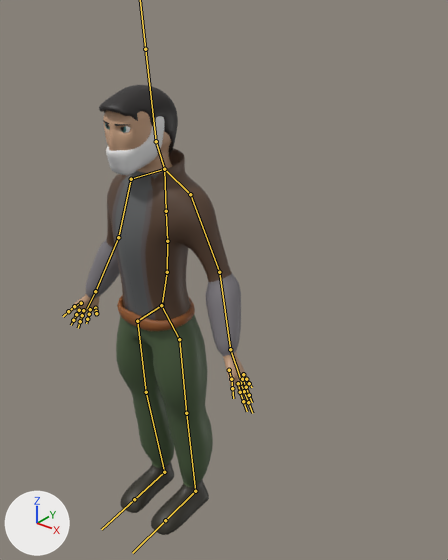
What one commit did to the FBX model assets/guy.fbx.
Rendered twice from a 50 mm camera at (3.84, -3.75, 5.42) aimed at (0.18, 0.82, 2.58). Every picture has the same lights, and +X, +Y and +Z are marked at lower left. The bones that bend it are drawn over the model as lines.

The first picture shows 'Belt', 'Body', 'Eye', 'Eyebrow', 'Hair', 'Mask'.
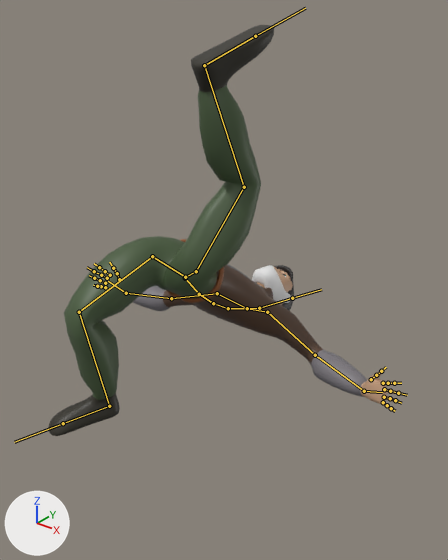
The newer file adds an action. The first version stands in its rest pose; the second is drawn at frame 17 of the action 'Armature|0g_knockdown'.

The edits, one by one:
Bone 'Spine0' (bone_spine0) moves from (0.0, 0.0, 0.0) to (0.0, 0.25, -0.29).
Bone 'Spine0' (bone_spine0) turns from (0, 0, 0) to (-127, 0, 0) degrees about its own x, y and z.
Bone 'Spine2' (bone_spine2) turns from (0, 0, 0) to (5, 0, 0) degrees about its own x, y and z.
Bone 'Spine3' (bone_spine3) turns from (0, 0, 0) to (9, 0, 0) degrees about its own x, y and z.
Bone 'Neck' (bone_neck) turns from (0, 0, 0) to (-17, 0, 0) degrees about its own x, y and z.
Bone 'Head' (bone_head) turns from (0, 0, 0) to (22, 0, 0) degrees about its own x, y and z.
Bone 'UpperArm.l' (bone_upperarm_l) turns from (0, 0, 0) to (-26, 38, 51) degrees about its own x, y and z.
Bone 'Hand.l' (bone_hand_l) turns from (0, 0, 0) to (43, -8, -10) degrees about its own x, y and z.
Bone 'UpperArm.r' (bone_upperarm_r) turns from (0, 0, 0) to (-26, -38, -51) degrees about its own x, y and z.
Bone 'Hand.r' (bone_hand_r) turns from (0, 0, 0) to (43, 8, 10) degrees about its own x, y and z.
Bone 'Hip.l' (bone_hip_l) moves from (0.0, 0.0, 0.0) to (-0.33, -0.17, 0.13).
Bone 'Hip.l' (bone_hip_l) turns from (0, 0, 0) to (84, -27, -131) degrees about its own x, y and z.
Bone 'UpperLeg.l' (bone_upperleg_l) turns from (0, 0, 0) to (12, -15, -94) degrees about its own x, y and z.
Bone 'LowerLeg.l' (bone_lowerleg_l) turns from (0, 0, 0) to (7, -3, 55) degrees about its own x, y and z.
Bone 'Foot.l' (bone_foot_l) turns from (0, 0, 0) to (7, -9, 3) degrees about its own x, y and z.
Bone 'Hip.r' (bone_hip_r) moves from (0.0, 0.0, 0.0) to (0.33, -0.17, 0.13).
Bone 'Hip.r' (bone_hip_r) turns from (0, 0, 0) to (85, 27, 131) degrees about its own x, y and z.
Bone 'UpperLeg.r' (bone_upperleg_r) turns from (0, 0, 0) to (12, 14, -53) degrees about its own x, y and z.
Bone 'LowerLeg.r' (bone_lowerleg_r) turns from (0, 0, 0) to (11, 7, -74) degrees about its own x, y and z.
Bone 'Foot.r' (bone_foot_r) turns from (0, 0, 0) to (9, 11, 1) degrees about its own x, y and z.

Pixel boxes [x1, y1, x2, y2] of what changed, in the pictures (448 x 560 px):
'Body', posed (91% wider): before [68, 110, 251, 535]; after [48, 25, 399, 436]
'Hair', posed: before [99, 85, 178, 153]; after [274, 265, 294, 310]
'Mask', posed: before [106, 116, 164, 175]; after [252, 265, 291, 303]
'Belt', posed: before [117, 295, 195, 331]; after [166, 239, 224, 303]
'Eye', posed (not visible afterwards): before [105, 123, 130, 133]
'Eyebrow', posed (not visible afterwards): before [103, 120, 129, 126]
bone 'Spine0', root to tip: before (162, 305) to (167, 272); after (185, 278) to (199, 294)
bone 'Spine2', root to tip: before (167, 241) to (166, 211); after (213, 303) to (228, 308)
bone 'Spine3', root to tip: before (166, 211) to (164, 169); after (228, 308) to (247, 308)
bone 'Neck', root to tip: before (164, 169) to (156, 141); after (247, 308) to (259, 308)
bone 'Head', root to tip: before (156, 141) to (145, 49); after (259, 308) to (292, 298)
bone 'UpperArm.l', root to tip: before (190, 194) to (219, 272); after (267, 312) to (315, 355)
bone 'Hand.l', root to tip: before (230, 349) to (240, 379); after (364, 391) to (382, 392)
bone 'UpperArm.r', root to tip: before (131, 179) to (118, 237); after (217, 293) to (171, 298)
bone 'Hand.r', root to tip: before (95, 291) to (87, 308); after (126, 293) to (108, 281)
bone 'Hip.l', root to tip: before (161, 305) to (179, 339); after (185, 277) to (196, 271)
bone 'UpperLeg.l', root to tip: before (179, 339) to (186, 413); after (196, 271) to (244, 187)
bone 'LowerLeg.l', root to tip: before (186, 413) to (195, 491); after (244, 187) to (204, 65)
bone 'Foot.l', root to tip: before (195, 491) to (165, 520); after (204, 65) to (255, 36)
bone 'Hip.r', root to tip: before (161, 305) to (137, 321); after (185, 277) to (152, 256)
bone 'UpperLeg.r', root to tip: before (137, 321) to (146, 392); after (152, 256) to (79, 312)
bone 'LowerLeg.r', root to tip: before (146, 392) to (164, 472); after (79, 312) to (109, 406)
bone 'Foot.r', root to tip: before (164, 472) to (134, 499); after (109, 406) to (63, 423)
